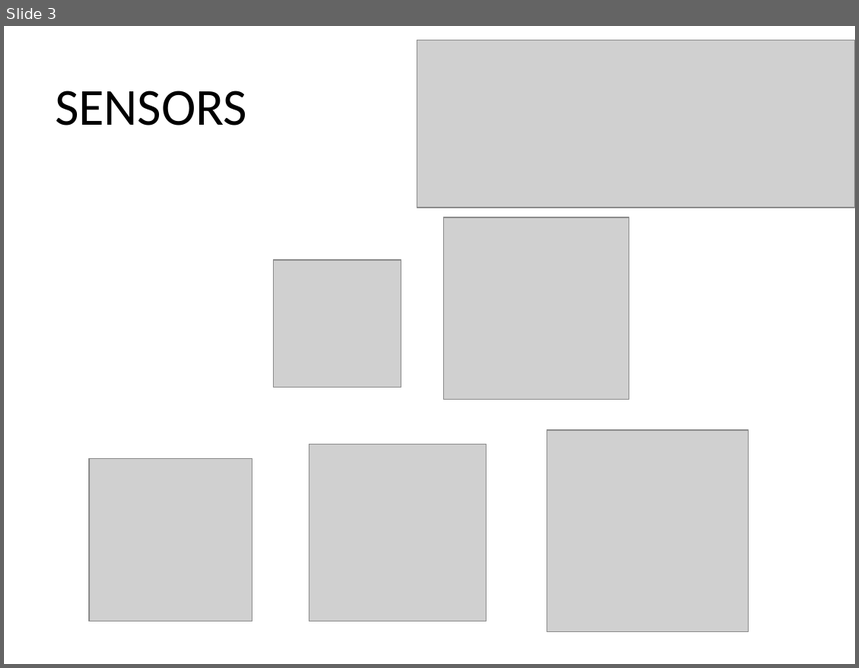
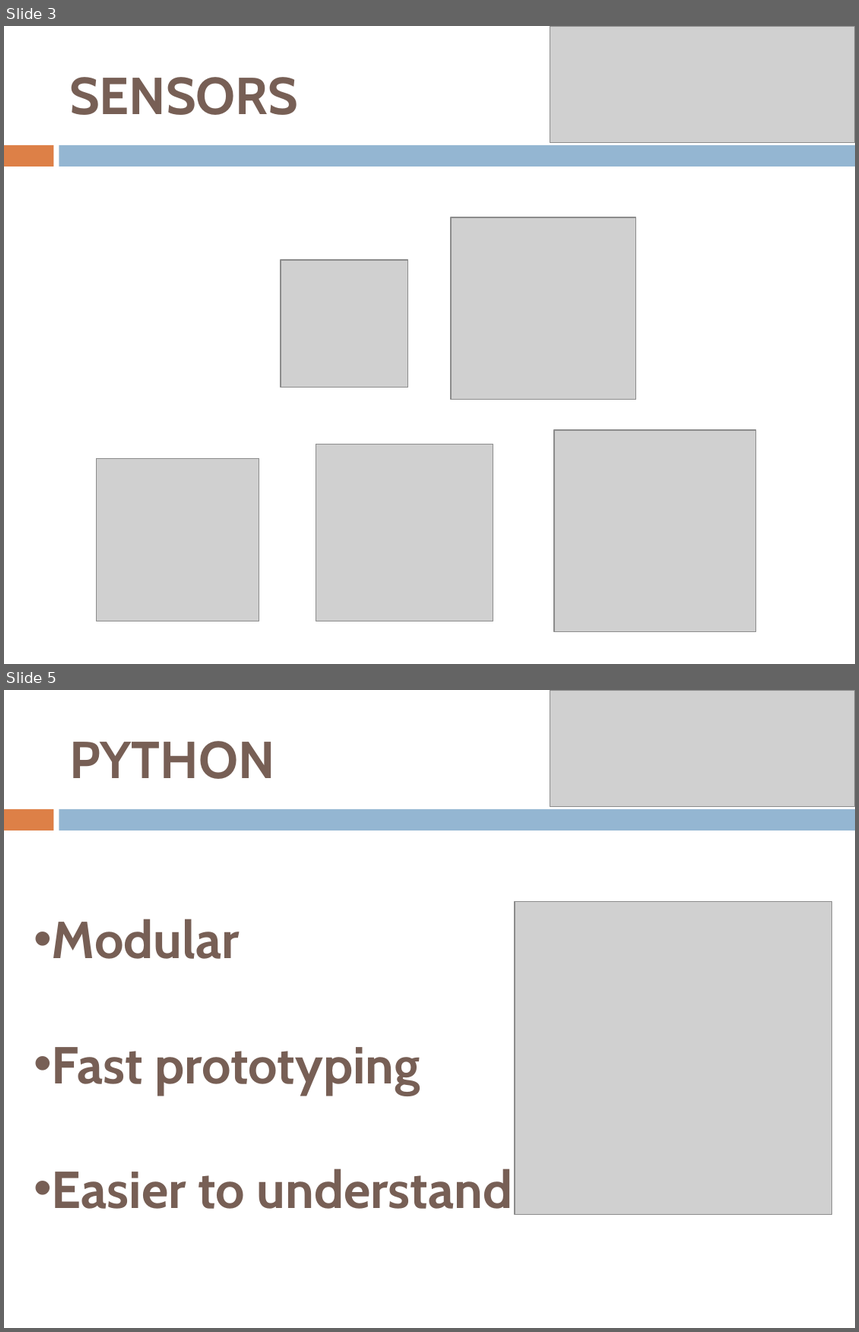
Before and after one commit to SergioAlmendros/A-bottom-up-sensor-testbed, a slide deck: Presentation/presentation.pptx. Shown one above the other, each under a label of ours: slide 3 before the commit, slides 3 and 5 after it; the slides between them are not shown. The pictures are 859x668 and 859x1332 pixels, drawn with LibreOffice and Linux fonts; fonts in the diff are those of the drawing; grey boxes stand for pictures. Boxes give left, top, right and bottom in pixels: in the first picture for what was removed or moved away, otherwise in the second. Text is boxed around its words. In the diff, an @@ line names an element or a change of style, - is before the commit and + after.

```diff
--- a/Presentation/presentation.pptx
+++ b/Presentation/presentation.pptx
@@ slide 5 added at [4, 690, 855, 1328], background #FFFFFF; not listed: 2 template elements that a slide beside it also shows @@
@@ picture added at [550, 690, 855, 806] @@
@@ title added at [69, 741, 275, 779], 44 pt, text #775F55, bold @@
+PYTHON
@@ picture added at [515, 902, 832, 1215] @@
@@ text added at [52, 919, 513, 1209], 44 pt, text #775F55, bold @@
+• Modular
+• Fast prototyping
+• Easier to understand
@@ slide 3 changed as well @@
@@ title "SENSORS": place and size @@
-title "SENSORS" at [55, 91, 247, 126]
+title "SENSORS" at [69, 77, 298, 115]
@@ title "SENSORS" at [69, 77, 298, 115]: font Calibri to Cabin, text colour #000000 to #775F55, bold on @@
@@ picture: place and size @@
-picture at [417, 40, 855, 208]
+picture at [550, 26, 855, 142]
@@ rectangle added at [4, 145, 53, 167], fill #DD8047 @@
@@ rectangle added at [59, 145, 855, 167], fill #94B6D2 @@
@@ 5 pictures: place and size @@
-5 pictures at [89, 218, 749, 632]
+5 pictures at [96, 218, 756, 632]
```
Also in this commit, not shown: 6 other slides changed, 5 other slides added, 5 slides removed, 1 other file.
